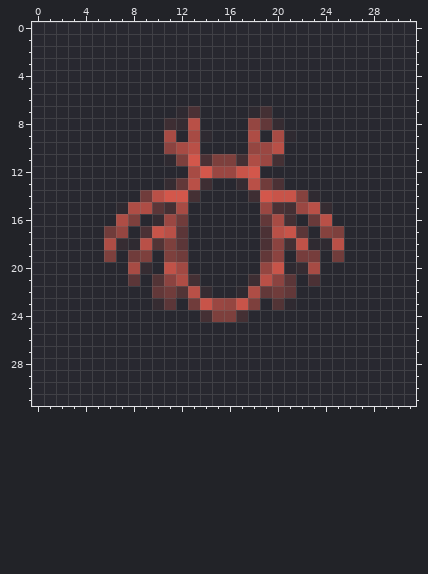
Two versions of one pixel-art sprite, public/favicon-32x32.png. The first picture shows the starting point.
The file is 32x32 pixels. Colours within 5 levels of each other are drawn and written as one.
New version:
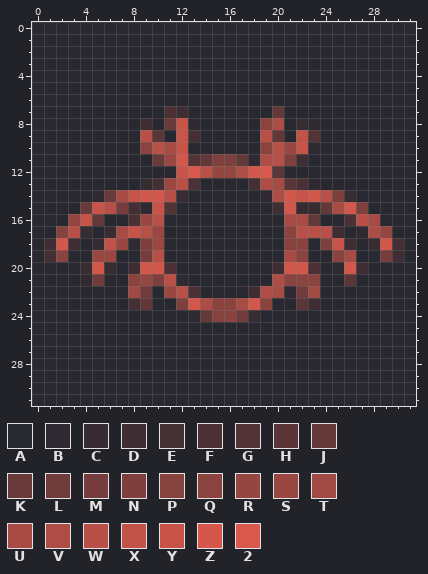
Palette (. is transparent): A #282830  B #2f2a31  C #362c32  D #3e2e33  E #443034  F #4b3135  G #523436  H #5b3638  J #623839  K #693a3a  L #703c3b  M #763d3c  N #7d403d  P #85423e  Q #8b4340  R #944641  S #9a4742  T #a14943  U #a74b44  V #ae4d45  W #b95047  X #c05248  Y #c85449  Z #d3574b  2 #d9594c
The edit:
@@ x 0..31 @@
  6 AAAAAAAAAAAAAAAAAAAAAAAAAAAAAAAA
- 7 AAAAAAAAAAAABFAAAABEAAAAAAAAAAAA
- 8 AAAAAAAAAAADCWAAAARJCAAAAAAAAAAA
- 9 AAAAAAAAAAAUAUBAAAVAUBAAAAAAAAAA
-10 AAAAAAAAAAAQUWAAAARSWAAAAAAAAAAA
-11 AAAAAAAAAAABNZFNNEVSEAAAAAAAAAAA
-12 AAAAAAAAAAAAAUZSSYZAAAAAAAAAAAAA
-13 AAAAAAAAAAACJWDAACWLFAAAAAAAAAAA
-14 AAAAAAAAALWZZEAAAADZYYPBAAAAAAAA
-15 AAAAAAABVVHEUAAAAAASFESWCAAAAAAA
-16 AAAAAAAVNACSLAAAAAAJUEAKWAAAAAAA
-17 AAAAAALRAFYWHAAAAAAFWYHAPNAAAAAA
-18 AAAAAAVCBWGNHAAAAAAFQEXBBWAAAAAA
-19 AAAAAANALNANLAAAAAAJQAMMALAAAAAA
-20 AAAAAAAAUCAXTAAAAAARYBCUAAAAAAAA
-21 AAAAAAAAHAGQVEAAAADWQHAFAAAAAAAA
-22 AAAAAAAAAAJLGWCAABVJLJAAAAAAAAAA
-23 AAAAAAAAAACHALYSRYNAGBAAAAAAAAAA
-24 AAAAAAAAAAAAAAENNEAAAAAAAAAAAAAA
+ 7 AAAAAAAAAAAFDAAAAAAAJAAAAAAAAAAA
+ 8 AAAAAAAAADAKYBAAAAAQVACBAAAAAAAA
+ 9 AAAAAAAAAWHAYEAAAAAWJAXGAAAAAAAA
+10 AAAAAAAAAQWUYAAAAAAQWSYBAAAAAAAA
+11 AAAAAAAAAAKSZGJNNJBVWNDAAAAAAAAA
+12 AAAAAAAAAAAAY2WRRVZ2HAAAAAAAAAAA
+13 AAAAAAAAACESWFAAAAEVUHFBAAAAAAAA
+14 AAAAABKUYZZWCAAAAAABVZYZWNCAAAAA
+15 AAAAKYWMEBYGAAAAAAAADZCCJUZNAAAA
+16 AAARYJAAFSWAAAAAAAAAAUUJAAFWUAAA
+17 AAPWCACUYWSAAAAAAAAAAQWWWDABVRAA
+18 ADZDACXSBNSAAAAAAAAAAPQANYDACZEA
+19 AEQAASSAAMWAAAAAAAAAAUQAAQUAAMDA
+20 AAAACZCADZZFAAAAAAAADZZFABZDAAAA
+21 AAAABLAAQRNWBAAAAAAAVQQQAAHAAAAA
+22 AAAAAAAATLASWFAAAADVUBLTAAAAAAAA
+23 AAAAAAAAEJAANZVQQUZQAAHDAAAAAAAA
+24 AAAAAAAAAAAAABJPQLCAAAAAAAAAAAAA
 25 AAAAAAAAAAAAAAAAAAAAAAAAAAAAAAAA
Where, in picture pixels (left, top, right, bottom), the same in both pictures:
changed: (44, 106, 404, 322)
